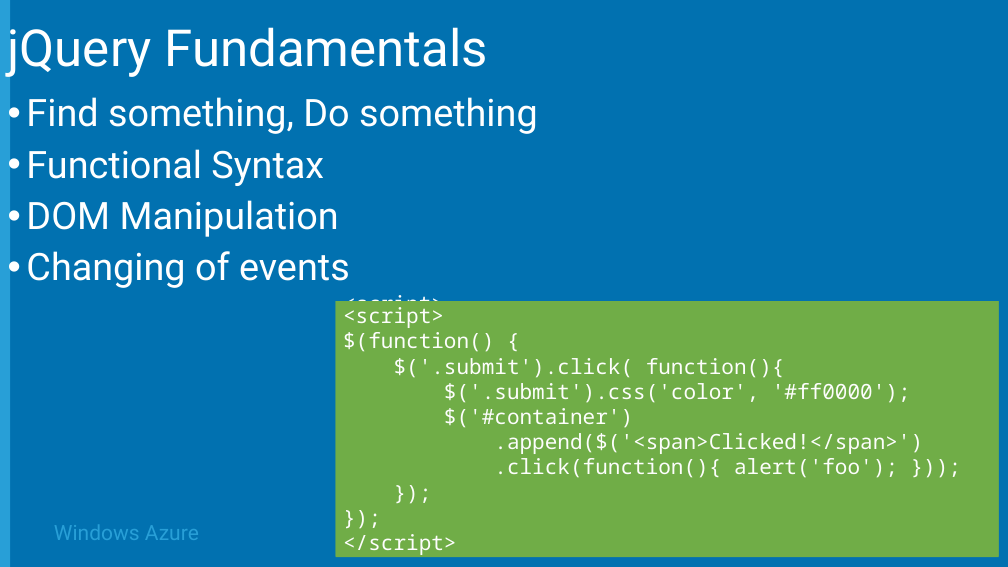
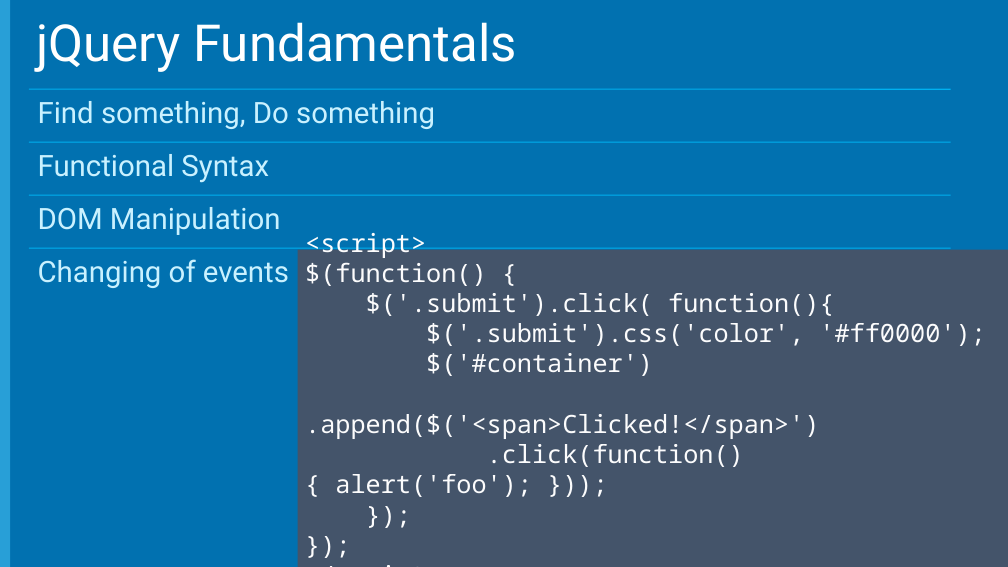
Before and after one commit to Microsoft-Web/DECK-Modern-Web-Front-Ends, a slide deck: slide 19 of 4-Modern-web-front-ends.pptx (slide 16 before the commit). Drawn at 1008x567 pixels with LibreOffice and Linux fonts; fonts in the diff are those of the drawing; background and template pictures are left out. Boxes give left, top, right and bottom in pixels: in the first picture for what was removed or moved away, otherwise in the second. Text is boxed around its words. In the diff, an @@ line names an element or a change of style, - is before the commit and + after.

```diff
--- a/4-Modern-web-front-ends.pptx
+++ b/4-Modern-web-front-ends.pptx
@@ title "jQuery Fundamentals" rewrapped from [8,19,489,78] to [36,22,517,72] @@
@@ text removed at [26,97,538,288] @@
-• Find something, Do something
-• Functional Syntax
-• DOM Manipulation
-• Changing of events
@@ rectangle "<script>": place and size @@
-rectangle "<script>" at [336,301,999,557]
+rectangle "<script>" at [298,250,1008,567]
@@ rectangle "<script>" at [298,250,1008,567]: size 20 to 24 pt; fill #70AD47 to #44546A @@
@@ group added at [29,89,951,288]: 4 lines, 4 texts @@
+Find something, Do something
+Functional Syntax
+DOM Manipulation
+Changing of events
@@ rectangle removed at [336,301,999,557] @@
-<script>
-$(function() {
-$('.submit').click(function(){
-alert('post form');
-});
-});
-</script>
-<input class=“submit” type=“button” value=“Submit”/>
@@ text removed at [54,525,199,540] @@
-Windows Azure
```
Also in this commit, not shown: 26 other slides changed, 6 slides added, 1 slide removed.
